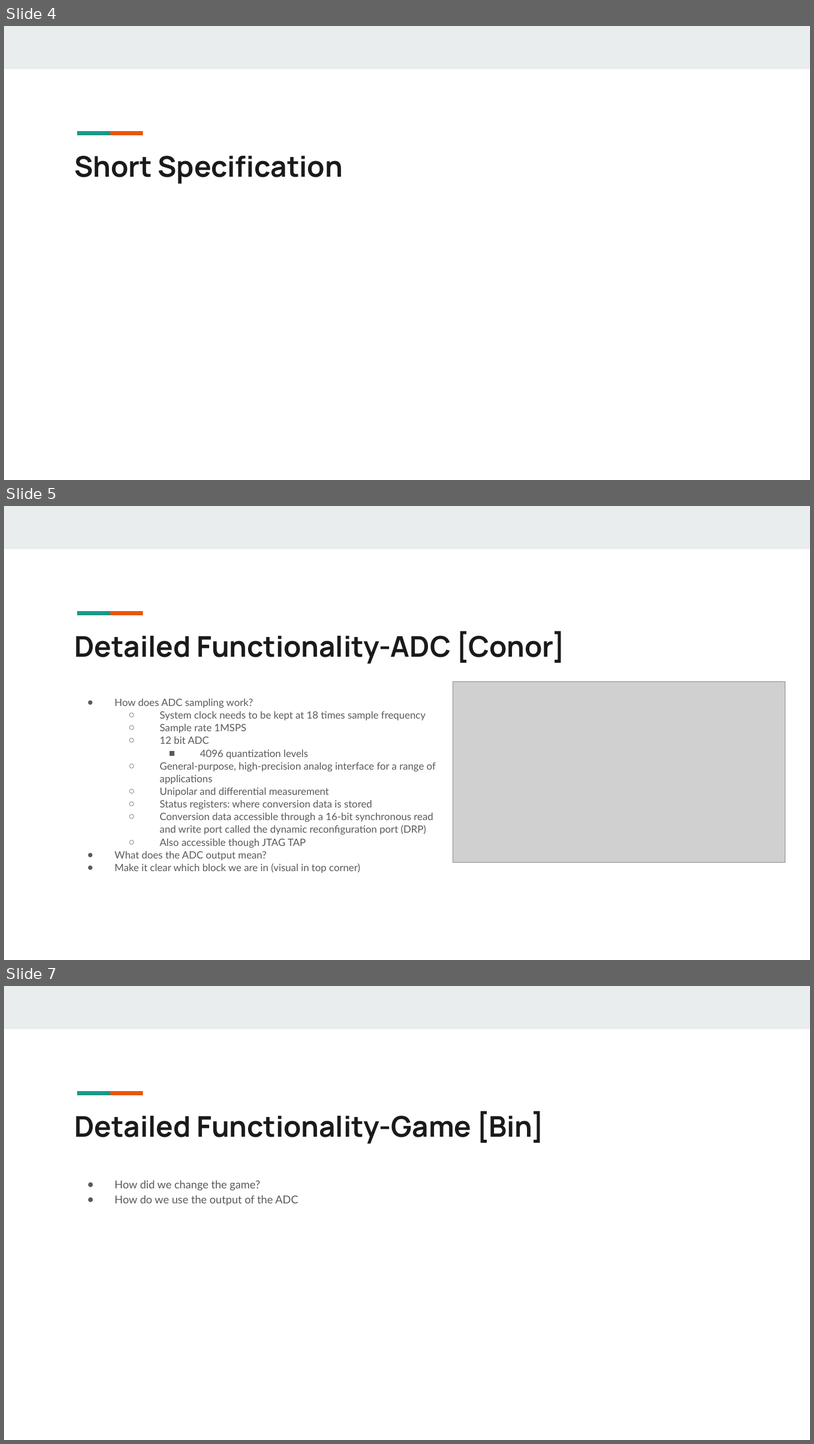
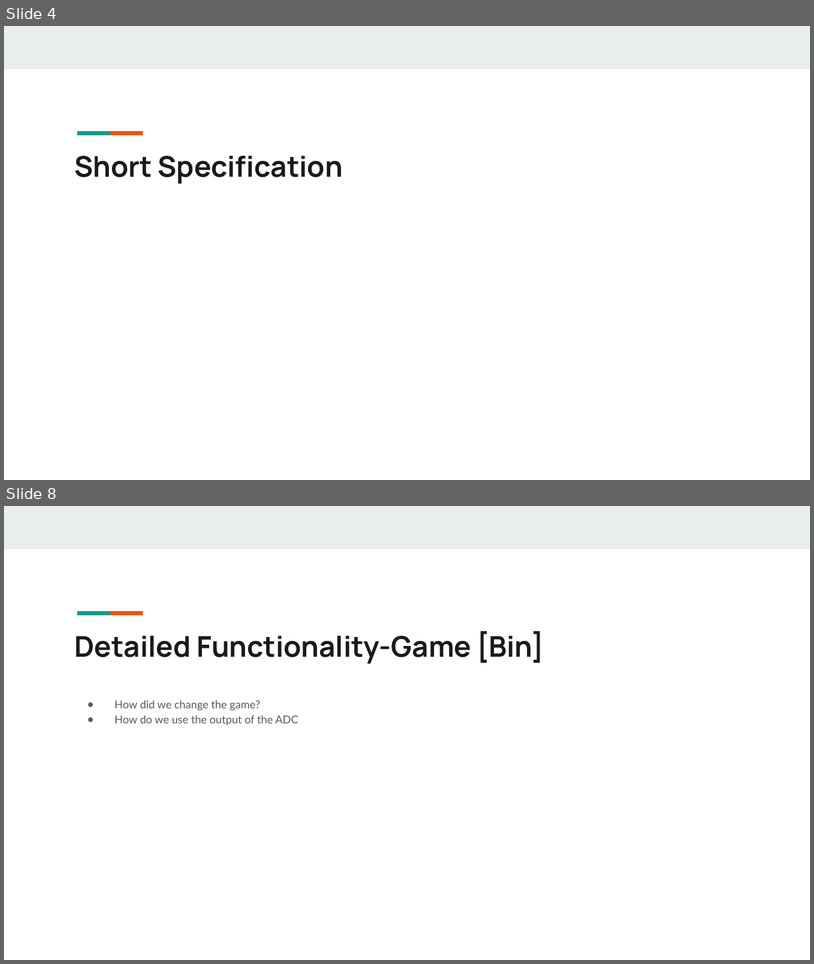
Before and after one commit to cnaught1/EC551_Final_Project, a slide deck: Bringing the Analog World to Digital Design_EC551_Final Project.pptx. Shown one above the other, each under a label of ours: slides 4, 5 and 7 before the commit, slides 4 and 8 after it; the slides between them are not shown. The pictures are 814x1444 and 814x964 pixels, drawn with LibreOffice and Linux fonts; fonts in the diff are those of the drawing; grey boxes stand for pictures. Boxes give left, top, right and bottom in pixels: in the first picture for what was removed or moved away, otherwise in the second. Text is boxed around its words. In the diff, an @@ line names an element or a change of style, - is before the commit and + after.

```diff
--- a/Bringing the Analog World to Digital Design_EC551_Final Project.pptx
+++ b/Bringing the Analog World to Digital Design_EC551_Final Project.pptx
@@ slide 5 removed at (x1=4, y1=506, x2=810, y2=960), background #FFFFFF; not listed: 3 template elements that a slide beside it also shows @@
@@ title removed at (x1=74, y1=631, x2=566, y2=664) @@
-Detailed Functionality-ADC [Conor]
@@ picture removed at (x1=453, y1=681, x2=786, y2=862) @@
@@ text removed at (x1=114, y1=698, x2=436, y2=873) @@
-● How does ADC sampling work?
-  ○ System clock needs to be kept at 18 times sample frequency
-  ○ Sample rate 1MSPS
-  ○ 12 bit ADC
-    ■ 4096 quantization levels
-  ○ General-purpose, high-precision analog interface for a range of applications
-  ○ Unipolar and differential measurement
-  ○ Status registers: where conversion data is stored
-  ○ Conversion data accessible through a 16-bit synchronous read and write port called the dynamic reconfiguration port (DRP)
-  ○ Also accessible though JTAG TAP
-● What does the ADC output mean?
-● Make it clear which block we are in (visual in top corner)
@@ what was slide 7 is now slide 8 @@
```
Also in this commit, not shown: 3 slides changed, 3 slides added, 1 other slide removed.
